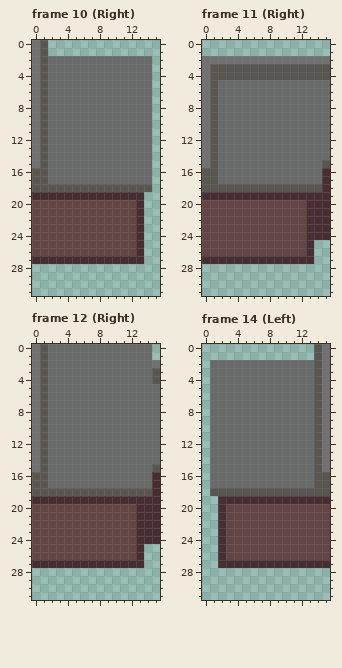
Pixel-art file, stored at art/counters.aseprite. Above, as it was before the edit.
16x32 pixels, 26 frames. Shown: frame 10 (Right), frame 11 (Right), frame 12 (Right), frame 14 (Left). The commit also changed other frames, which this record leaves out.
And afterwards:
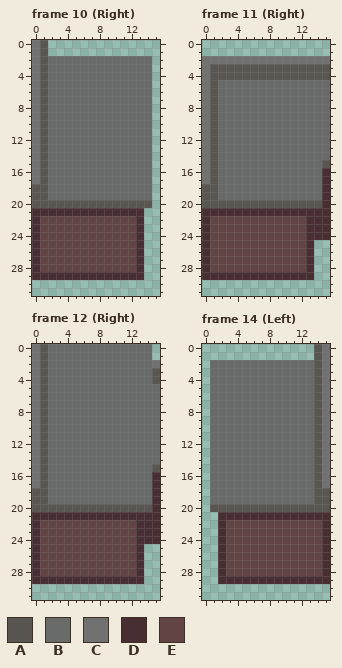
Palette (. is transparent): A #595652  B #696a6a  C #717171  D #482d32  E #614443
Changes in this commit:
--- frame 10 (Right)
@@ x 0..15 @@
 15 CABBBBBBBBBBBBB.
-16 AABBBBBBBBBBBBB.
-17 AABBBBBBBBBBBBB.
-18 AAAAAAAAAAAAAAA.
-19 DDDDDDDDDDDDDD..
-20 EEEEEEEEEEEEED..
-21 EEEEEEEEEEEEED..
-22 EEEEEEEEEEEEED..
-23 EEEEEEEEEEEEED..
-24 EEEEEEEEEEEEED..
-25 EEEEEEEEEEEEED..
-26 EEEEEEEEEEEEED..
-27 DDDDDDDDDDDDDD..
-28 ................
-29 ................
+16 CABBBBBBBBBBBBB.
+17 CABBBBBBBBBBBBB.
+18 AABBBBBBBBBBBBB.
+19 AABBBBBBBBBBBBB.
+20 AAAAAAAAAAAAAAA.
+21 DDDDDDDDDDDDDD..
+22 DEEEEEEEEEEEED..
+23 DEEEEEEEEEEEED..
+24 DEEEEEEEEEEEED..
+25 DEEEEEEEEEEEED..
+26 DEEEEEEEEEEEED..
+27 DEEEEEEEEEEEED..
+28 DEEEEEEEEEEEED..
+29 DDDDDDDDDDDDDD..
 30 ................
--- frame 11 (Right)
@@ x 0..15 @@
 15 CABBBBBBBBBBBBBA
-16 AABBBBBBBBBBBBBD
-17 AABBBBBBBBBBBBBD
-18 AAAAAAAAAAAAAAAD
-19 DDDDDDDDDDDDDDDD
-20 EEEEEEEEEEEEEDDD
-21 EEEEEEEEEEEEEDDD
-22 EEEEEEEEEEEEEDDD
-23 EEEEEEEEEEEEEDDD
-24 EEEEEEEEEEEEEDDD
-25 EEEEEEEEEEEEED..
-26 EEEEEEEEEEEEED..
-27 DDDDDDDDDDDDDD..
-28 ................
-29 ................
+16 CABBBBBBBBBBBBBD
+17 CABBBBBBBBBBBBBD
+18 AABBBBBBBBBBBBBD
+19 AABBBBBBBBBBBBBD
+20 AAAAAAAAAAAAAAAD
+21 DDDDDDDDDDDDDDDD
+22 DEEEEEEEEEEEEDDD
+23 DEEEEEEEEEEEEDDD
+24 DEEEEEEEEEEEEDDD
+25 DEEEEEEEEEEEED..
+26 DEEEEEEEEEEEED..
+27 DEEEEEEEEEEEED..
+28 DEEEEEEEEEEEED..
+29 DDDDDDDDDDDDDD..
 30 ................
--- frame 12 (Right): the same change as frame 11 (Right)
--- frame 14 (Left)
@@ x 0..15 @@
 15 .BBBBBBBBBBBBBAC
-16 .BBBBBBBBBBBBBAA
-17 .BBBBBBBBBBBBBAA
-18 .AAAAAAAAAAAAAAA
-19 ..DDDDDDDDDDDDDD
-20 ..DEEEEEEEEEEEEE
-21 ..DEEEEEEEEEEEEE
-22 ..DEEEEEEEEEEEEE
-23 ..DEEEEEEEEEEEEE
-24 ..DEEEEEEEEEEEEE
-25 ..DEEEEEEEEEEEEE
-26 ..DEEEEEEEEEEEEE
-27 ..DDDDDDDDDDDDDD
-28 ................
-29 ................
+16 .BBBBBBBBBBBBBAC
+17 .BBBBBBBBBBBBBAC
+18 .BBBBBBBBBBBBBAA
+19 .BBBBBBBBBBBBBAA
+20 .AAAAAAAAAAAAAAA
+21 ..DDDDDDDDDDDDDD
+22 ..DEEEEEEEEEEEED
+23 ..DEEEEEEEEEEEED
+24 ..DEEEEEEEEEEEED
+25 ..DEEEEEEEEEEEED
+26 ..DEEEEEEEEEEEED
+27 ..DEEEEEEEEEEEED
+28 ..DEEEEEEEEEEEED
+29 ..DDDDDDDDDDDDDD
 30 ................
